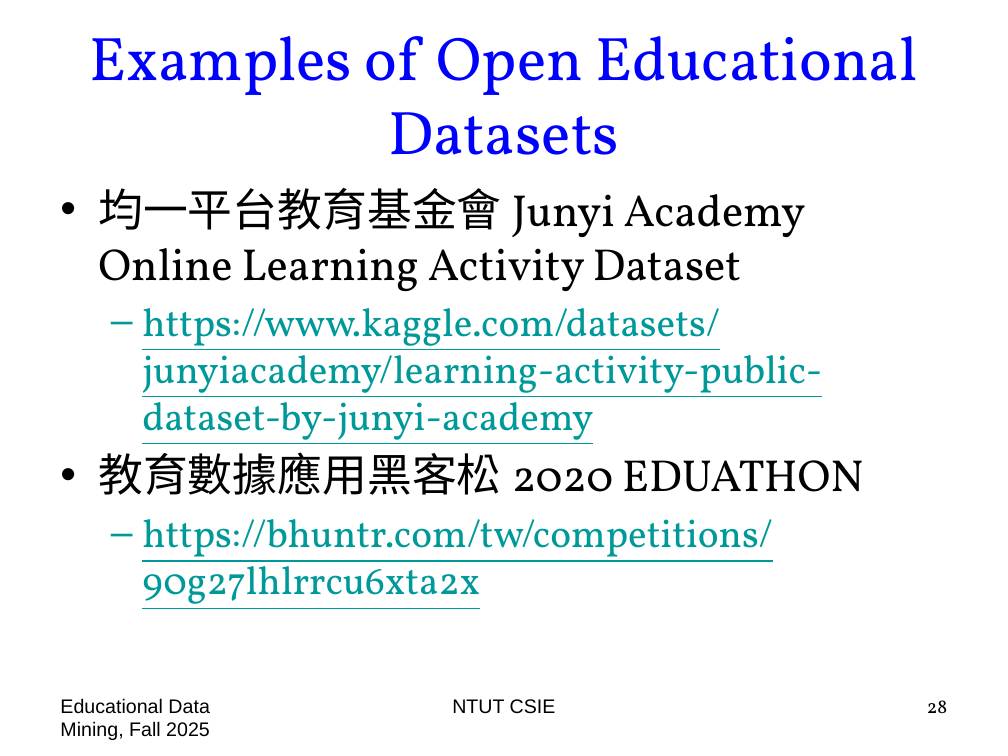
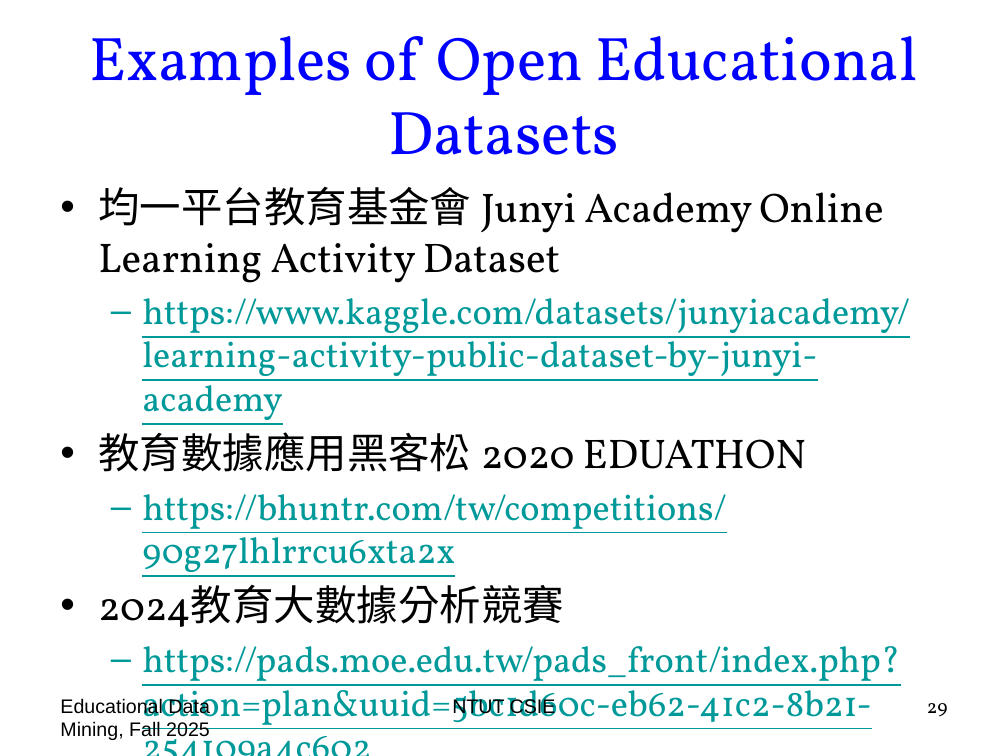
Before and after one commit to chriswjh/chriswjh.github.io, a slide deck: slide 29 of EDM/00-overview.pptx (slide 28 before the commit). Drawn at 1008x756 pixels with LibreOffice and Linux fonts; fonts in the diff are those of the drawing. Boxes give left, top, right and bottom in pixels: in the first picture for what was removed or moved away, otherwise in the second. Text is boxed around its words. In the diff, an @@ line names an element or a change of style, - is before the commit and + after.

```diff
--- a/EDM/00-overview.pptx
+++ b/EDM/00-overview.pptx
@@ text at (x1=98, y1=187, x2=910, y2=577): size 32 to 29.6 pt in "均一平台教育基金會 Junyi Academy Online Learning Activity Dataset", "教育數據應用黑客松 2020 EDUATHON"; size 28 to 25.9 pt in "https://www.kaggle.com/datasets/junyiacademy/learning-activi ...", "https://bhuntr.com/tw/competitions/90g27lhlrrcu6xta2x" @@
@@ text at (x1=98, y1=585, x2=900, y2=733): paragraphs added @@
+• 2024教育大數據分析競賽
+  – https://pads.moe.edu.tw/pads_front/index.php?action=plan&uuid=5bc1d60c-eb62-41c2-8b21-254109a4c602
@@ page number at (x1=927, y1=703, x2=948, y2=717): text changed @@
-28
+29
```
Also in this commit, not shown: 6 other slides changed, 1 slide added.
